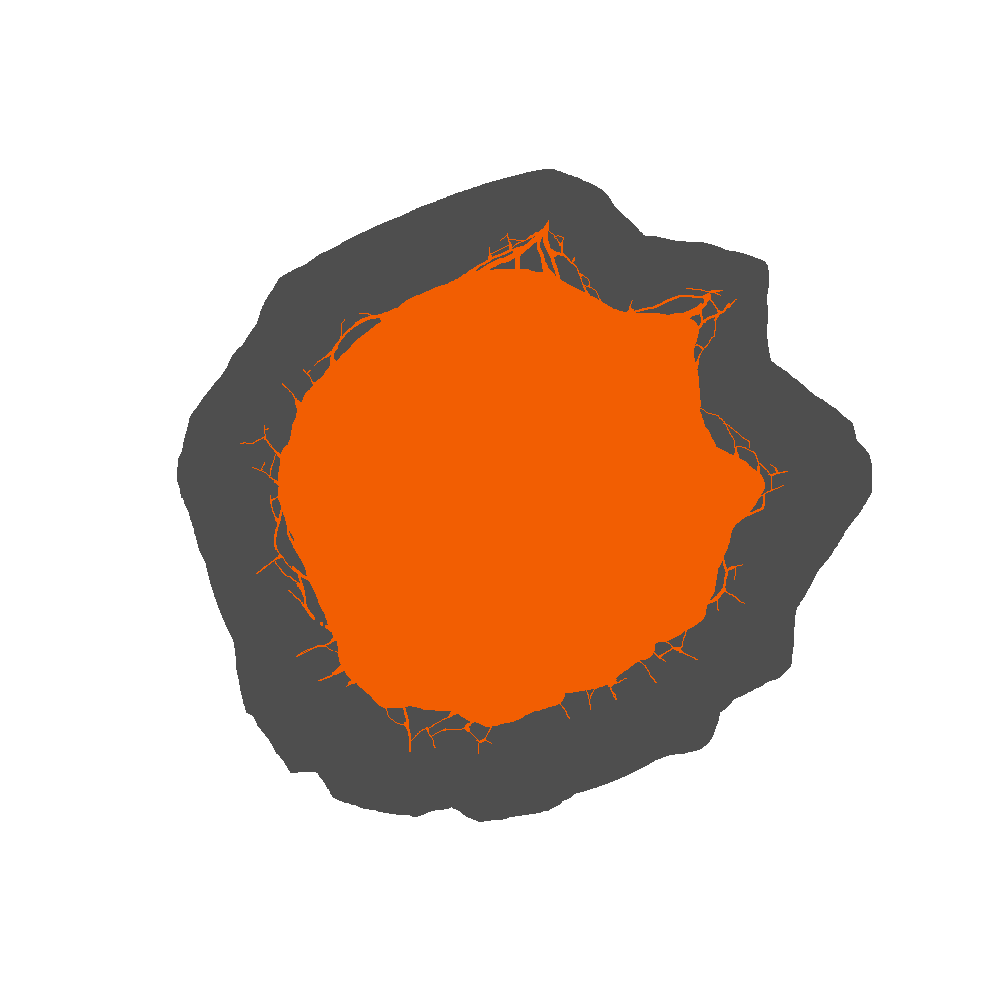
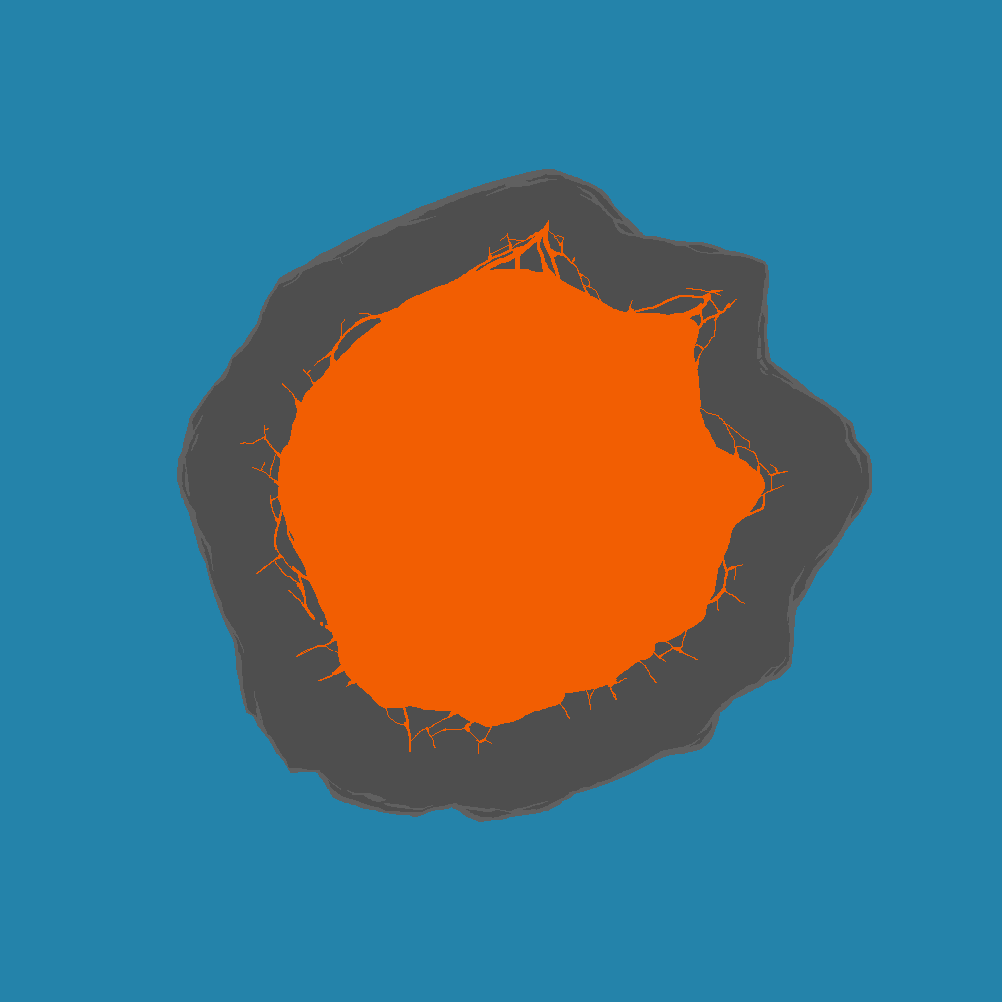
Before/after of a (1002, 1002) layered artwork. What changed in the layer stack:
added group "Lava" (1st of 2) with 1 layers above "Rocks" over [240, 220, 788, 754]
renamed "Layer 10" to "Lava", moved it into group "Lava" over [240, 220, 788, 754]
added group "Rocks" with 2 layers above "Layer 13" over [177, 169, 872, 822]
showed "Layer 12", moved it into group "Rocks", painted on it over [177, 169, 801, 830]
moved "Layer 11" into group "Rocks", painted on it over [177, 169, 872, 822]
renamed "Layer 5" to "Layer 13", showed it, painted on it over [0, 0, 1002, 1002]
